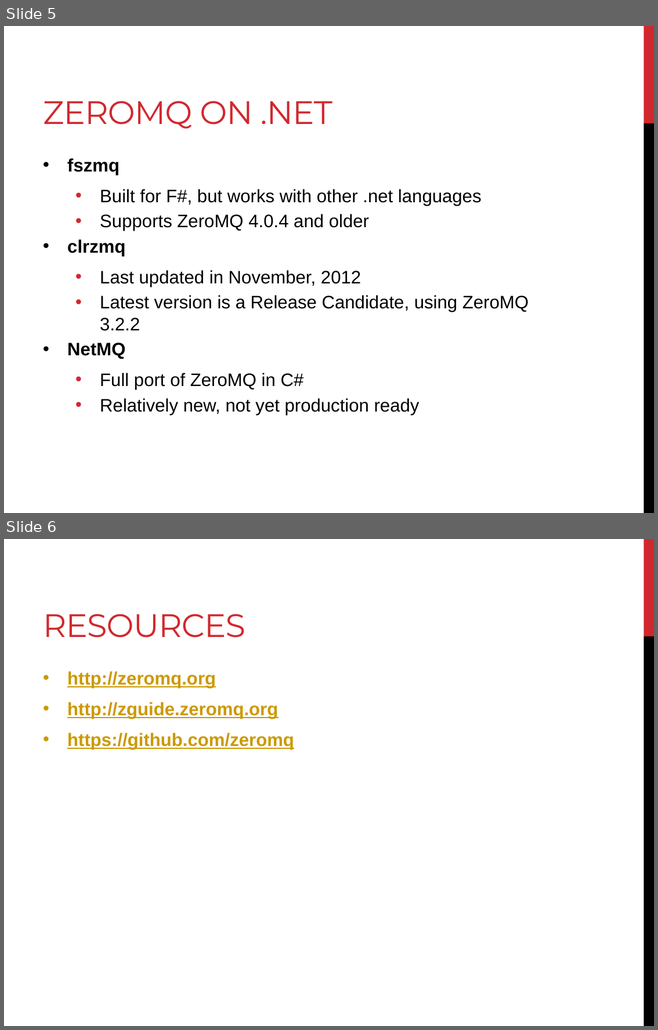
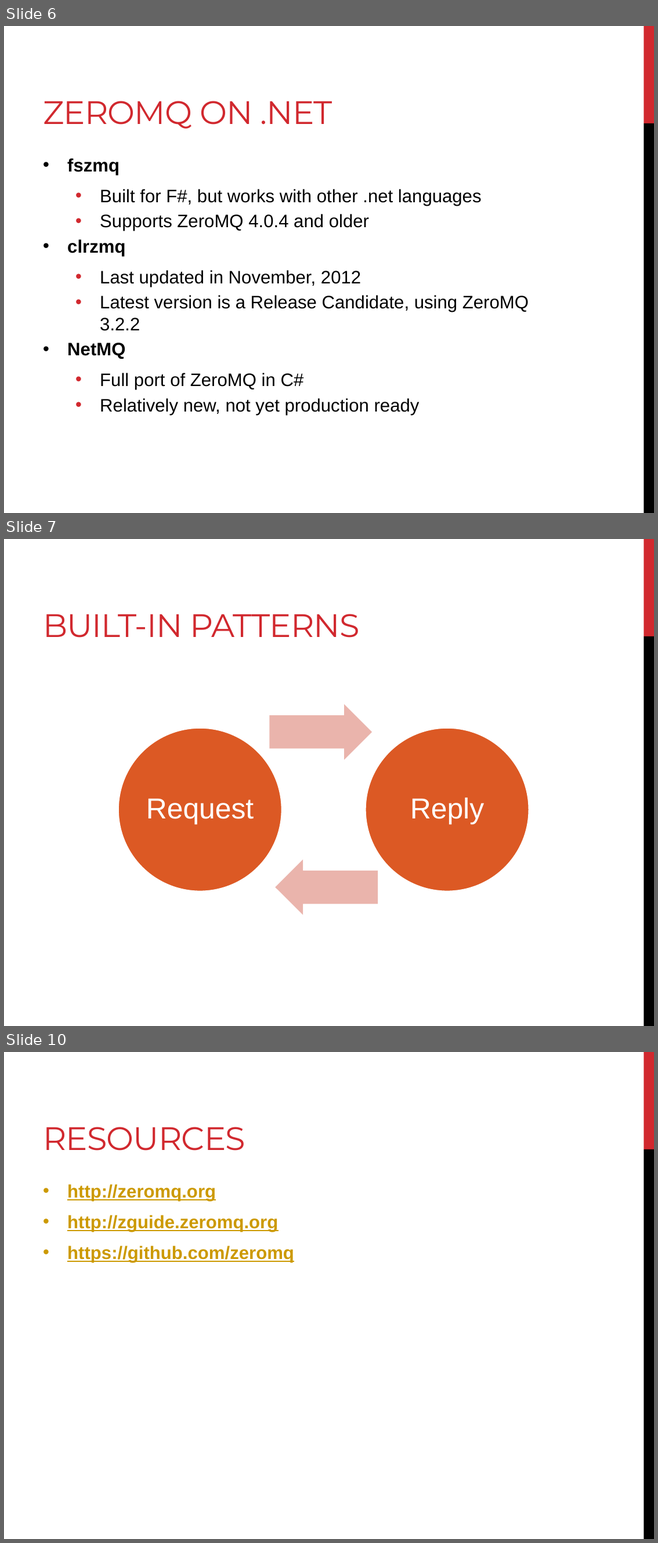
Before and after one commit to RyanHauert/presentations-zeromq, a slide deck: Presentation/ZeroMQ.pptx. Shown one above the other, each under a label of ours: slides 5 and 6 before the commit, slides 6, 7 and 10 after it; the slides between them are not shown. The pictures are 658x1030 and 658x1543 pixels, drawn with LibreOffice and Linux fonts; fonts in the diff are those of the drawing. Boxes give left, top, right and bottom in pixels: in the first picture for what was removed or moved away, otherwise in the second. Text is boxed around its words. In the diff, an @@ line names an element or a change of style, - is before the commit and + after.

```diff
--- a/Presentation/ZeroMQ.pptx
+++ b/Presentation/ZeroMQ.pptx
@@ slide 7 added at box(4, 539, 654, 1026), background #FFFFFF; not listed: 2 template elements that a slide beside it also shows @@
@@ title added at box(43, 614, 360, 638), 36 pt, text #D1282E @@
+BUILT-IN PATTERNS
@@ group added at box(118, 704, 529, 915): 2 ellipses, 2 texts, 2 right arrows @@
+Request
+Reply
@@ what was slide 5 is now slide 6 @@
@@ what was slide 6 is now slide 10 @@
```
Also in this commit, not shown: 1 slide changed, 3 other slides added, 17 other files.
